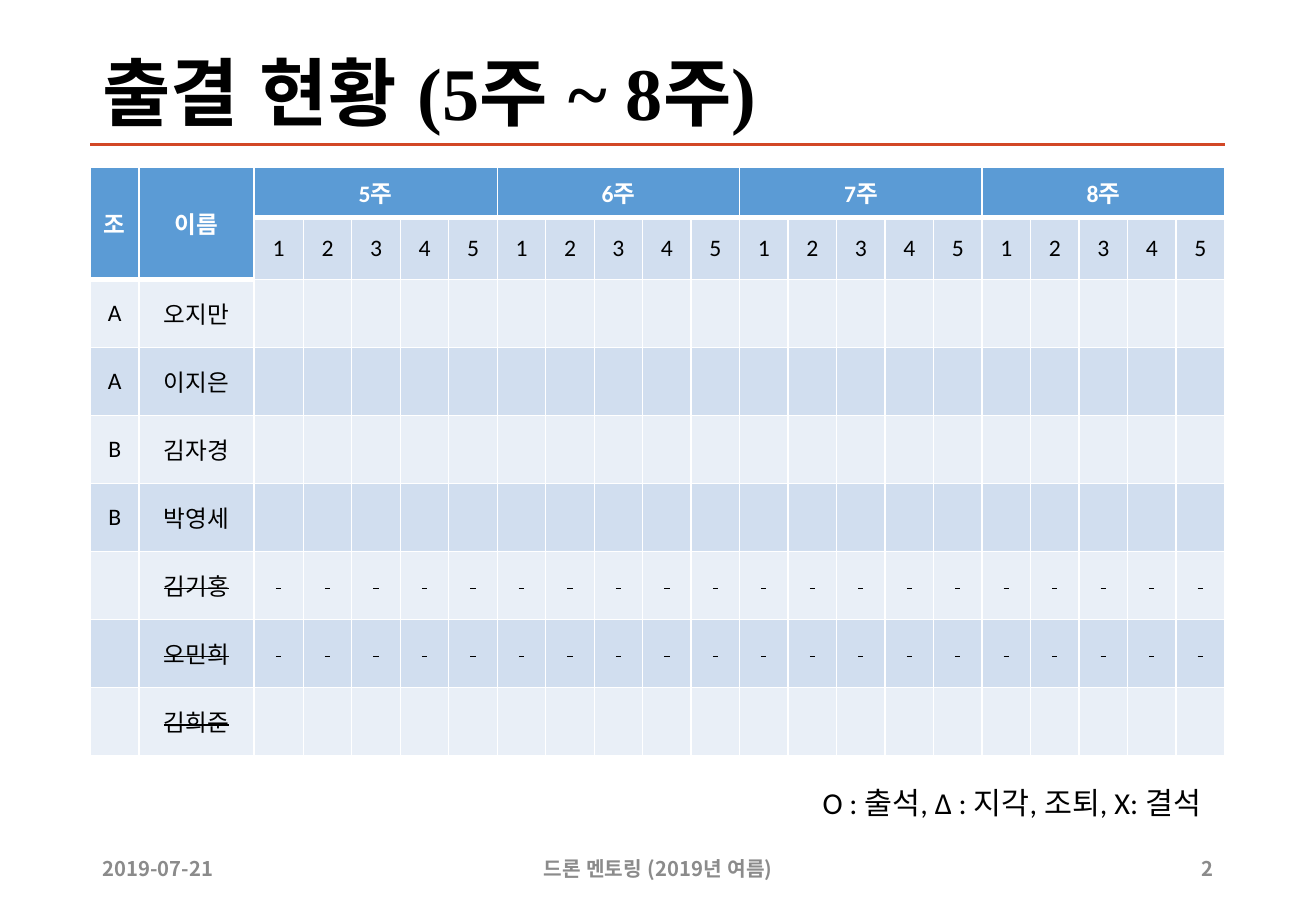
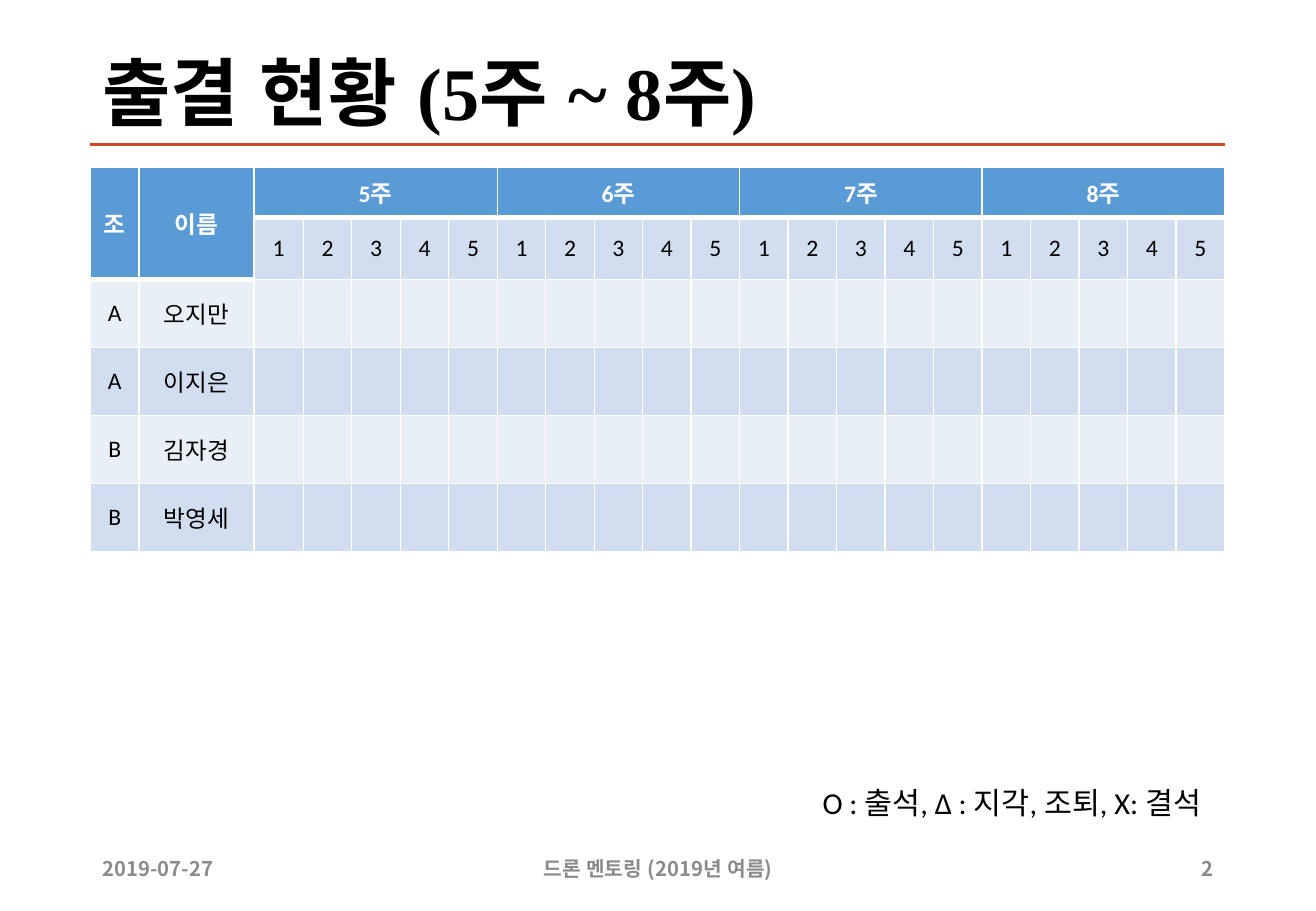
Before and after one commit to sunabove/drone_mentoring, a slide deck: slide 2 of 110 드론 멘토링 출결 현황 V1.1.pptx. Drawn at 1316x911 pixels with LibreOffice and Linux fonts; fonts in the diff are those of the drawing. Boxes give left, top, right and bottom in pixels: in the first picture for what was removed or moved away, otherwise in the second. Text is boxed around its words. In the diff, an @@ line names an element or a change of style, - is before the commit and + after.

```diff
--- a/110 드론 멘토링 출결 현황 V1.1.pptx
+++ b/110 드론 멘토링 출결 현황 V1.1.pptx
@@ table at (x1=90, y1=166, x2=1227, y2=552) @@
-row 7:  | 김기홍 |  |  |  |  |  |  |  |  |  |  |  |  |  |  |  |  |  |  |  | 
-row 8:  | 오민희 |  |  |  |  |  |  |  |  |  |  |  |  |  |  |  |  |  |  |  | 
-row 9:  | 김희준 |  |  |  |  |  |  |  |  |  |  |  |  |  |  |  |  |  |  |  | 
@@ text at (x1=103, y1=861, x2=213, y2=876): text changed @@
-2019-07-21
+2019-07-27
```
Also in this commit, not shown: 1 other slide changed, 13 other files.
